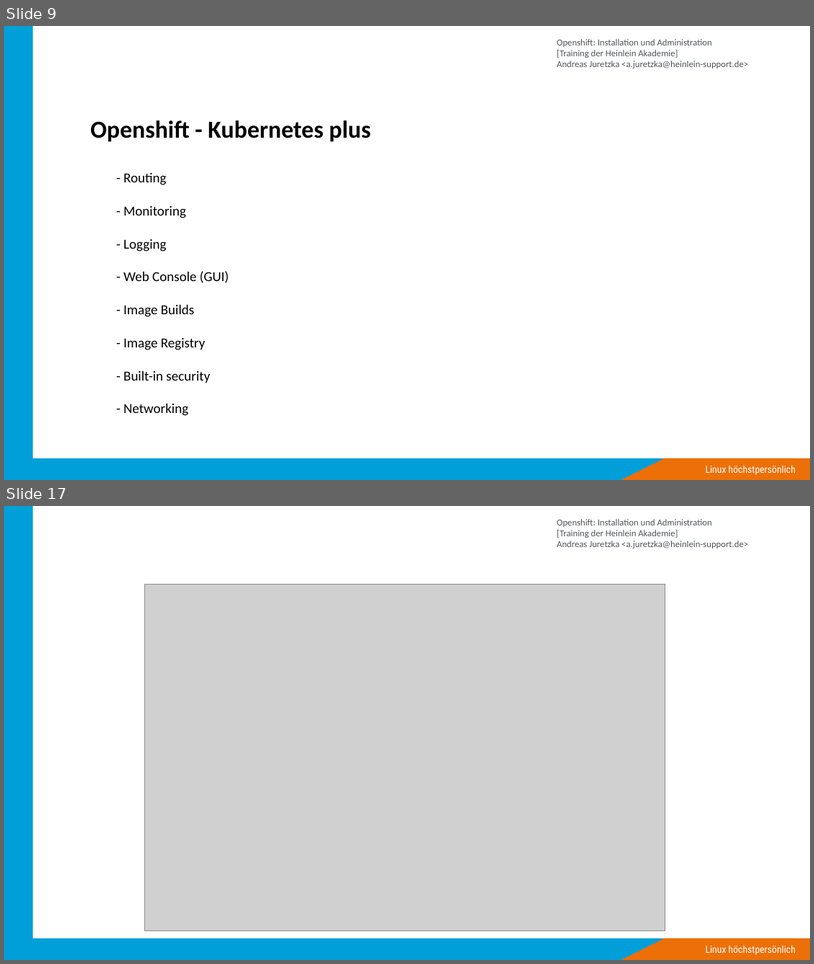
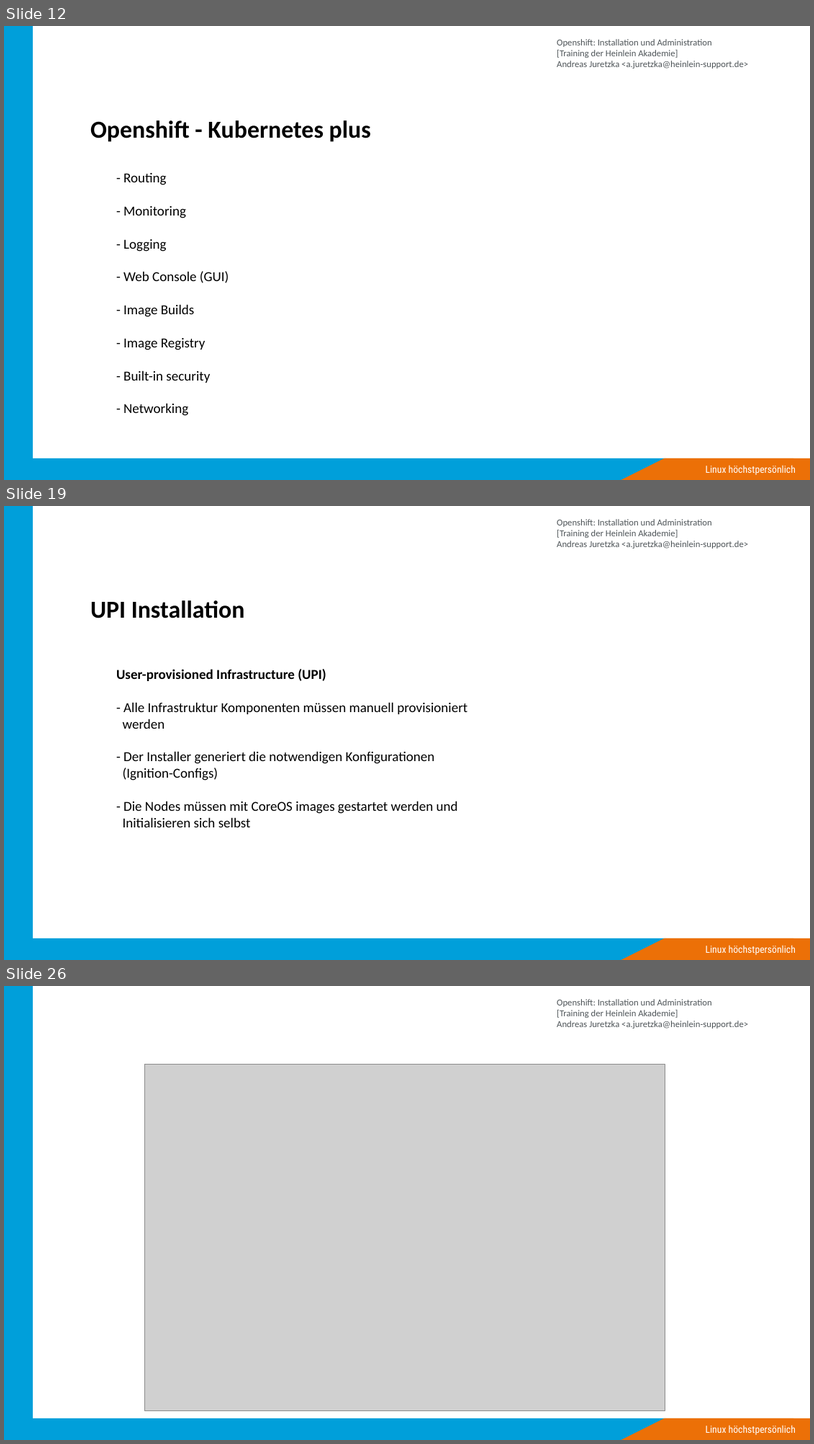
Before and after one commit to ajayten/openshift-kurs-folien, a slide deck: kurs-folien.odp. Shown one above the other, each under a label of ours: slides 9 and 17 before the commit, slides 12, 19 and 26 after it; the slides between them are not shown. The pictures are 814x964 and 814x1444 pixels, drawn with LibreOffice and Linux fonts; fonts in the diff are those of the drawing; grey boxes stand for pictures; background and template pictures are left out. Boxes give left, top, right and bottom in pixels: in the first picture for what was removed or moved away, otherwise in the second. Text is boxed around its words. In the diff, an @@ line names an element or a change of style, - is before the commit and + after.

```diff
--- a/kurs-folien.odp
+++ b/kurs-folien.odp
@@ slide 19 added at <box>4,506,810,960</box>, background #FFFFFF; not listed: 5 template elements that a slide beside it also shows @@
@@ title added at <box>90,600,245,618</box>, 32 pt, text #000000, bold @@
+UPI Installation
@@ text added at <box>116,669,468,827</box>, 18 pt, text #000000 @@
+User-provisioned Infrastructure (UPI)
+- Alle Infrastruktur Komponenten müssen manuell provisioniert
+werden
+- Der Installer generiert die notwendigen Konﬁgurationen
+(Ignition-Conﬁgs)
+- Die Nodes müssen mit CoreOS images gestartet werden und
+Initialisieren sich selbst
@@ what was slide 9 is now slide 12 @@
@@ what was slide 17 is now slide 26 @@
```
Also in this commit, not shown: 10 slides changed, 48 other slides added, 6 slides removed, 1 other file.
